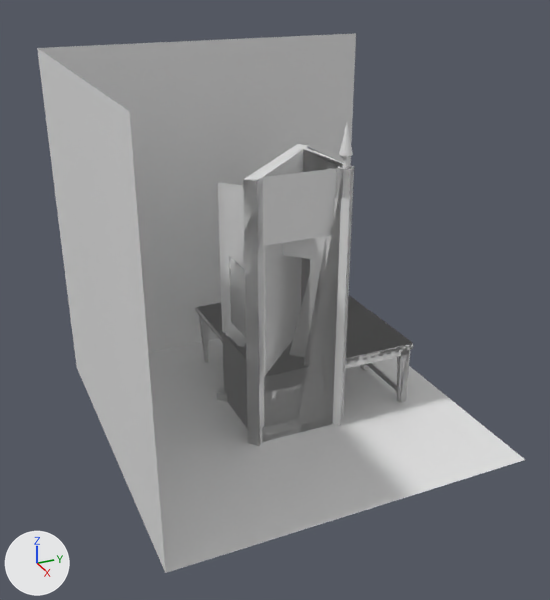
What one commit did to the glTF model resources/models/models.glb.
The view is the same before and after, from a 50 mm camera at (7.05, -3.22, 4.96) aimed at (-0.16, 0.03, 1.35). The lights are fixed; the arrows at lower left show +X, +Y and +Z. Where no turn or scale is listed for an object, it has been applied to the vertices.

In view in the first picture: 'Cube', 'Plank.Table.6Places', 'Poutine.Painting.Bake', 'Table.8Places', 'Wall.Cutaway.Full.Outside', 'Wall_Diagonal.Up.Extended_Left.Outside', 'Wall_Diagonal.Up.Extended_Start.Outside', 'Wood.Counter.Bake', 'wall.diagonal.door.inside.shorten', 'wall.diagonal.window.inside', 'wall.diagonal.window.inside.shorten', 'wall.window.outside'.
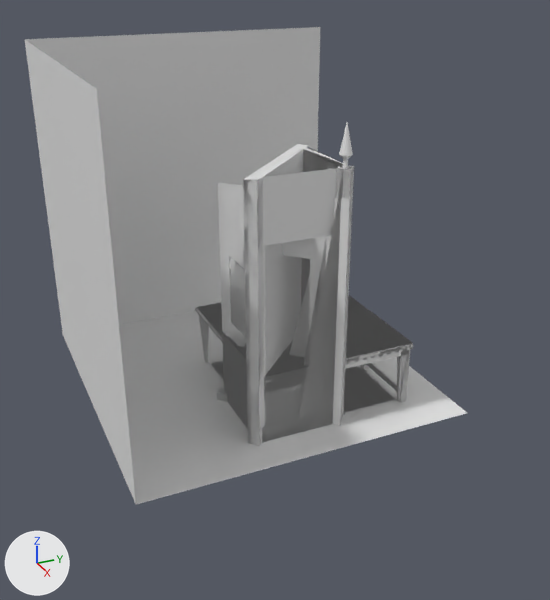
Changed parts and their boxes [x1, y1, x2, y2] in the pictures (550 x 600 px):
'Cube', moved
    before: [37, 33, 525, 573]
    after: [25, 27, 467, 504]
'Wall_Diagonal.Up.Full.Outside', unchanged, uncovered by the edit
    before: [243, 145, 310, 444]
    after: [243, 145, 310, 446]

Diff of the bpy script that builds the scene:
```diff
--- a/resources/models/models.glb.py
+++ b/resources/models/models.glb.py
@@ ob_cube @@
 ob_cube = bpy.data.objects.new('Cube', me_cube_019)
-ob_cube.location = (0.0, 0.0, 2.0)
+ob_cube.location = (-1.0, 0.0, 2.0)
```
